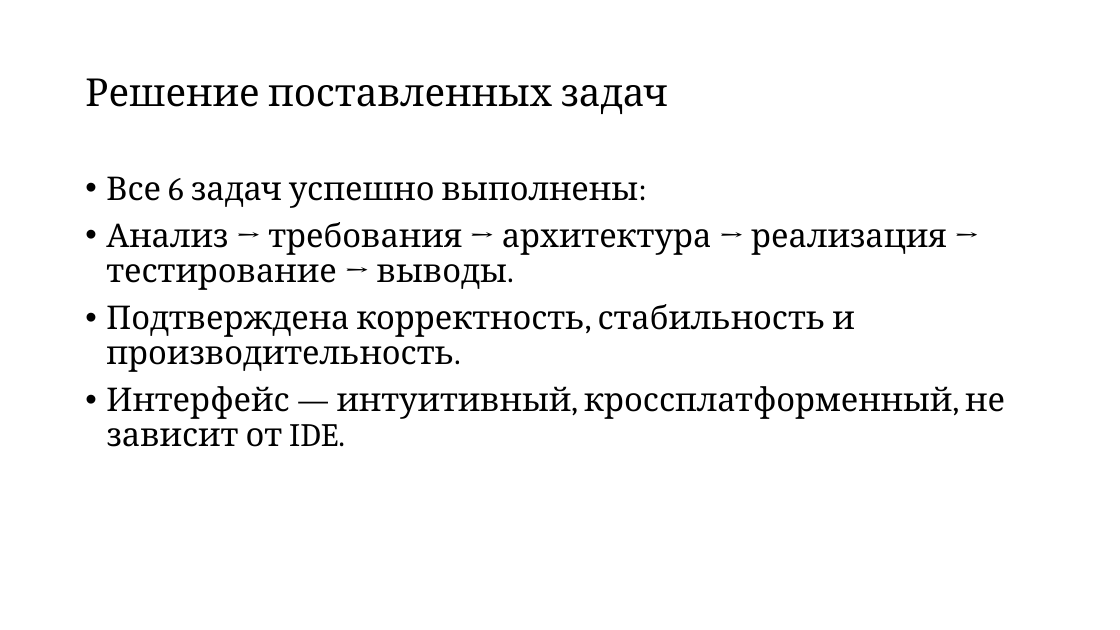
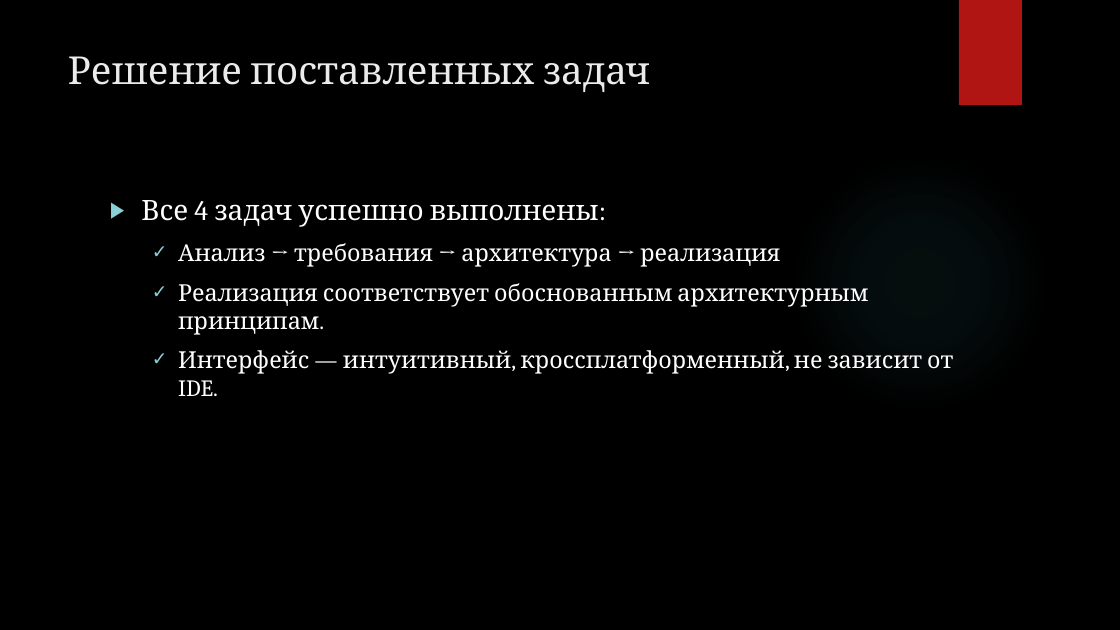
Before and after one commit to Ratilife/cheat_sheet5, a slide deck: slide 16 of docs/Диплом/Оригинал/Презинтация диплома.pptx (slide 11 before the commit). Drawn at 1120x630 pixels with LibreOffice and Linux fonts; fonts in the diff are those of the drawing; background and template pictures are left out. Boxes give left, top, right and bottom in pixels: in the first picture for what was removed or moved away, otherwise in the second. Text is boxed around its words. In the diff, an @@ line names an element or a change of style, - is before the commit and + after.

```diff
--- a/docs/Диплом/Оригинал/Презинтация диплома.pptx
+++ b/docs/Диплом/Оригинал/Презинтация диплома.pptx
@@ background #FFFFFF to picture (left out) @@
@@ rectangle added at (959, 0, 1022, 105), fill #B01513 @@
@@ title "Решение поставленных задач": place and size @@
-title "Решение поставленных задач" at (85, 78, 668, 114)
+title "Решение поставленных задач" at (68, 56, 650, 92)
@@ title "Решение поставленных задач" at (68, 56, 650, 92): text colour #000000 to #EBEBEB; line spacing 0.9 to 1; vertical alignment middle to top @@
@@ ellipse added at (791, 154, 1049, 413), fill gradient #50B9C1 @@
@@ text "Все 4 задач успешно выполнены:": place and size @@
-text "Все 4 задач успешно выполнены:" at (106, 176, 1005, 447)
+text "Все 4 задач успешно выполнены:" at (141, 200, 953, 396)
@@ text at (141, 200, 868, 335): text changed; size 28 to 20 pt; text colour #000000 to #FFFFFF @@
-• Все 6 задач успешно выполнены:
-• Анализ → требования → архитектура → реализация → тестирование → выводы.
-• Подтверждена корректность, стабильность и производительность.
+▶ Все 4 задач успешно выполнены:
+  ✓ Анализ → требования → архитектура → реализация
+  ✓ Реализация соответствует обоснованным архитектурным принципам.
@@ text at (178, 350, 953, 396): size 28 to 20 pt, text colour #000000 to #FFFFFF in "Интерфейс — интуитивный, кроссплатформенный, не зависит от ..."; bullet • to ✓; list level 1 to 2 in "Интерфейс — интуитивный, кроссплатформенный, не ..."; line spacing 0.9 to 1 @@
```
Also in this commit, not shown: 11 other slides changed, 6 slides added, 1 slide removed, 2 other files.
